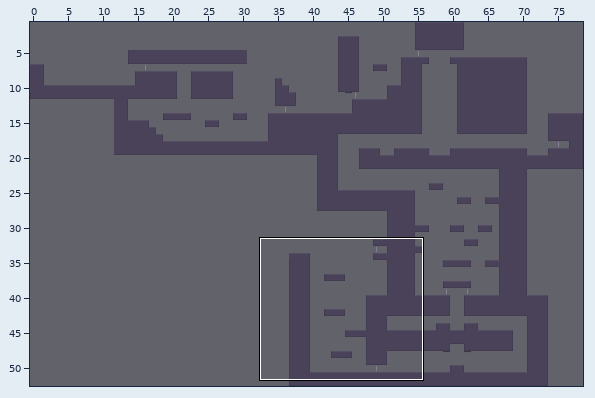
Level history. Tiled map: resources/maps/1.tmx. Above: a wide view before the commit, with the close-up outlined.
Close-up. Old version:
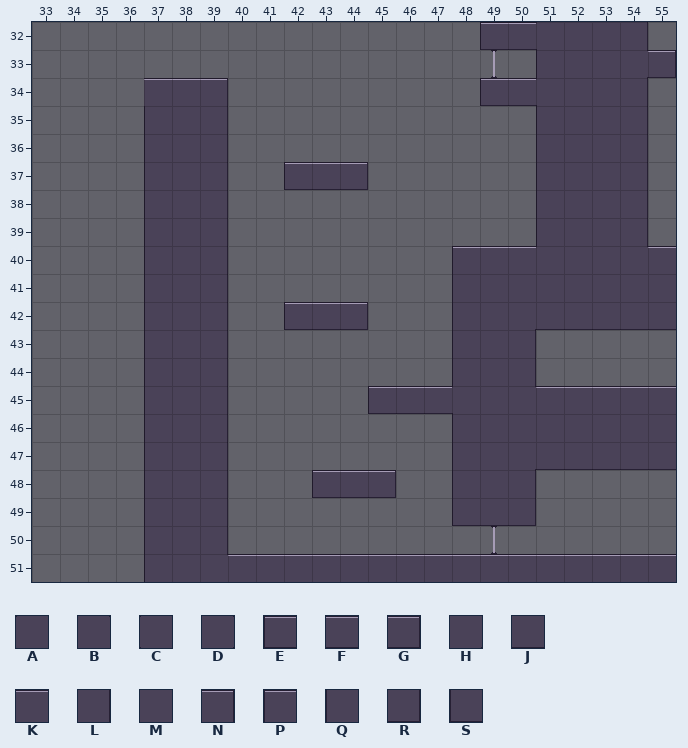
Cells are 32x32 px. Shown: x 33..55, y 32..51.
Key: from "spritesheet": A 14, B 15, C 16, D 17, E 73, F 75, G 76, H 79, J 139, K 140, L 141, M 142, N 143, P 144, Q 205, R 206, S 207.
_ is an empty cell.
Layers that did not change in this view are not listed.
Layer "Tile Layer 1" before, first column x 33:
32 ________________EFCMML_
33 __________________QMMDG
34 ____KKN_________EFCMML_
35 ____QML___________QMML_
36 ____QML___________QMML_
37 ____QML__EFG______QMML_
38 ____QML___________QMML_
39 ____QML___________QMML_
40 ____QML________PKKAMMBK
41 ____QML________QMMMMMMM
42 ____QML__EFG___QMHJJJJJ
43 ____QML________QML_____
44 ____QML________QML_____
45 ____QML_____EFFCMBKKKKK
46 ____QML________QMMMMMMM
47 ____QML________QMHJJJJJ
48 ____QML___EFG__QML_____
49 ____QML________SJR_____
50 ____QML________________
51 ____QMBKKKKKKKKKKKKKKKK
After the commit:
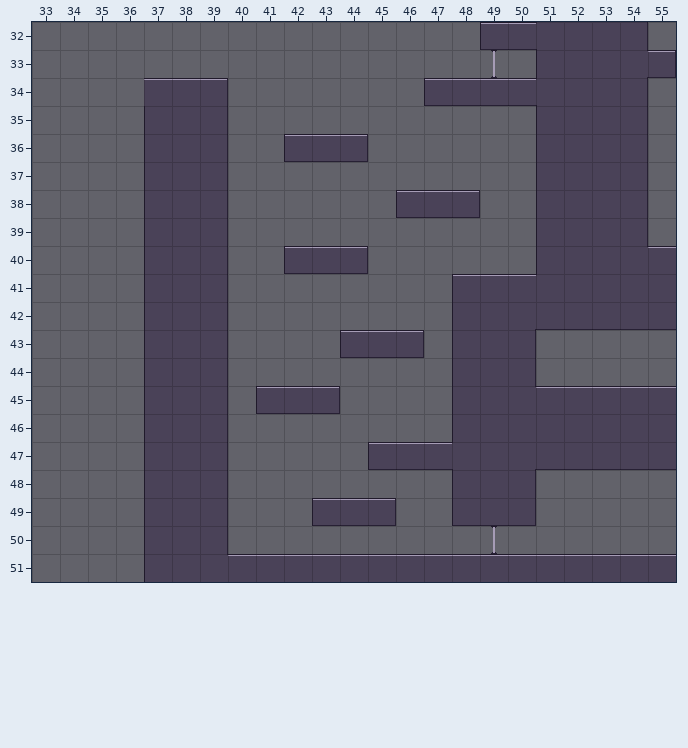
The edit:
Changed rows in their new state; . is an unchanged cell.
Layer "Tile Layer 1":
first column x 41:
34 ......EFF..
36 .EFG.......
37 .___.......
38 .....EFG...
40 .EFG...___Q
41 .......PKK.
42 .___.......
43 ...EFG.....
45 EFG.___Q...
47 ....EFFC...
48 ..___......
49 ..EFG......
